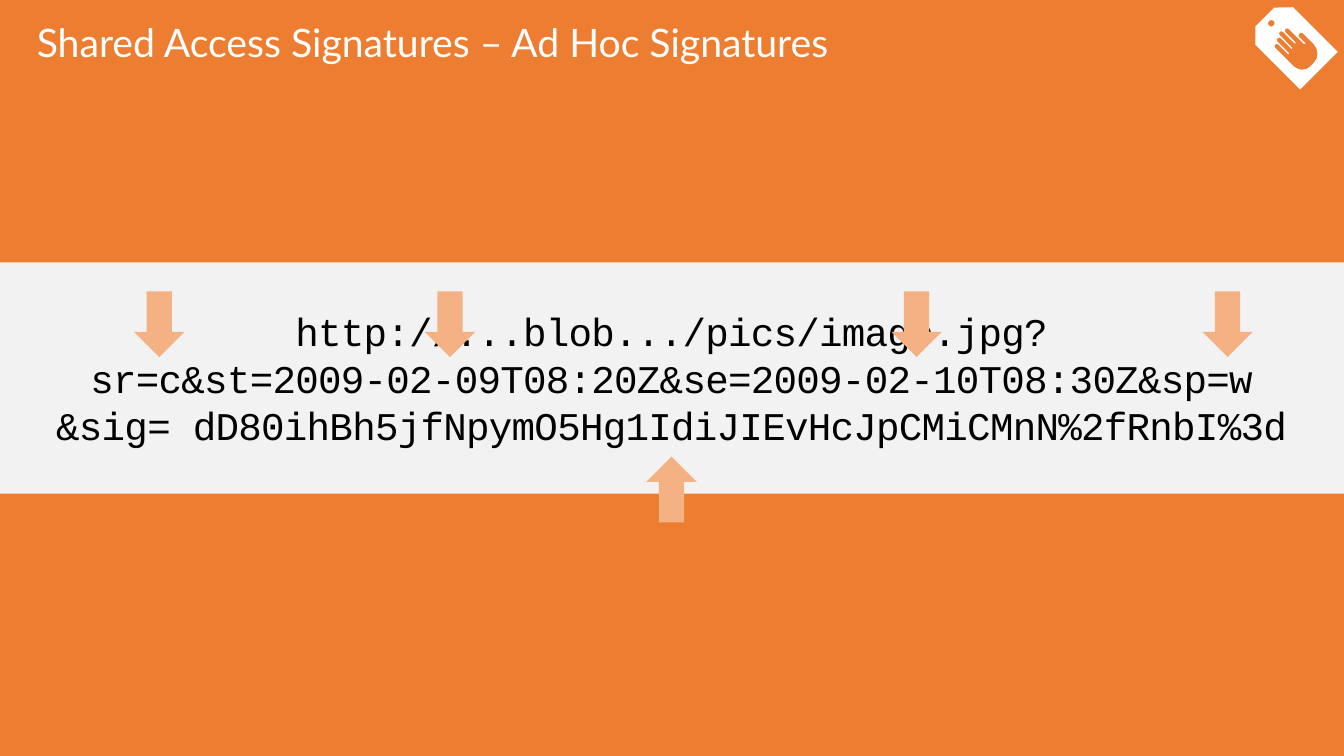
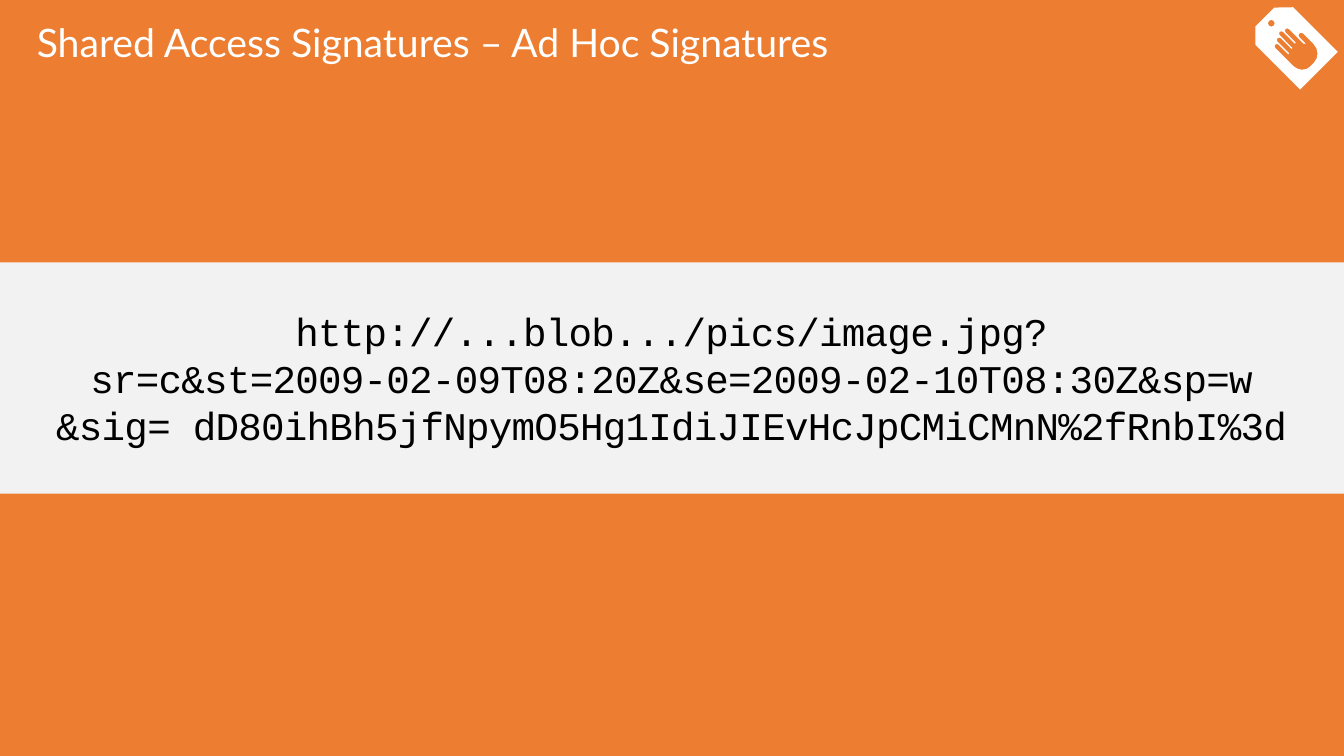
Before and after one commit to sack212/BasicAzureCamp, a slide deck: slide 33 of Data-Storage/Data-Storage.pptx (slide 32 before the commit). Drawn at 1344x756 pixels with LibreOffice and Linux fonts; fonts in the diff are those of the drawing. Boxes give left, top, right and bottom in pixels: in the first picture for what was removed or moved away, otherwise in the second. Text is boxed around its words. In the diff, an @@ line names an element or a change of style, - is before the commit and + after.

```diff
--- a/Data-Storage/Data-Storage.pptx
+++ b/Data-Storage/Data-Storage.pptx
@@ down arrow removed at (134, 291, 185, 357) @@
@@ down arrow removed at (424, 291, 475, 357) @@
@@ down arrow removed at (891, 291, 942, 357) @@
@@ down arrow removed at (1203, 291, 1253, 357) @@
@@ down arrow removed at (646, 457, 697, 522) @@
```
Also in this commit, not shown: 13 other slides changed, 7 slides added, 1 slide removed.
